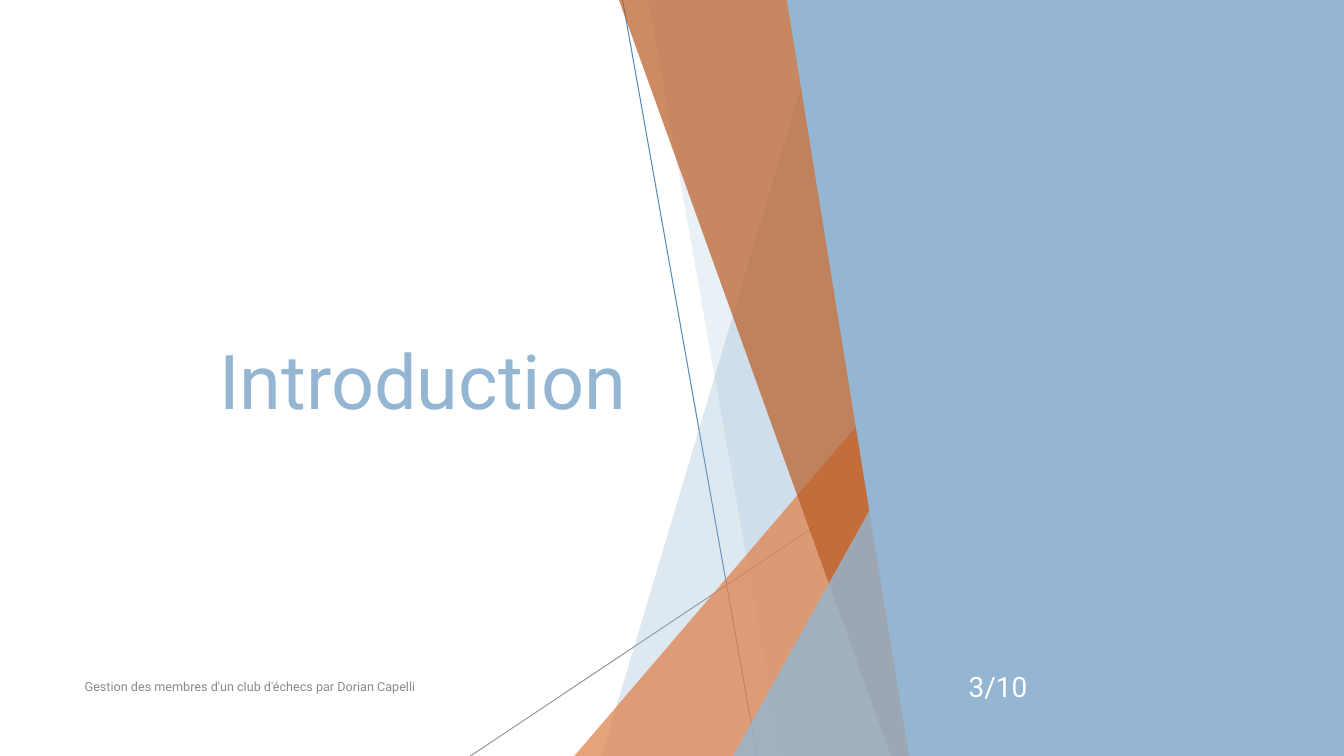
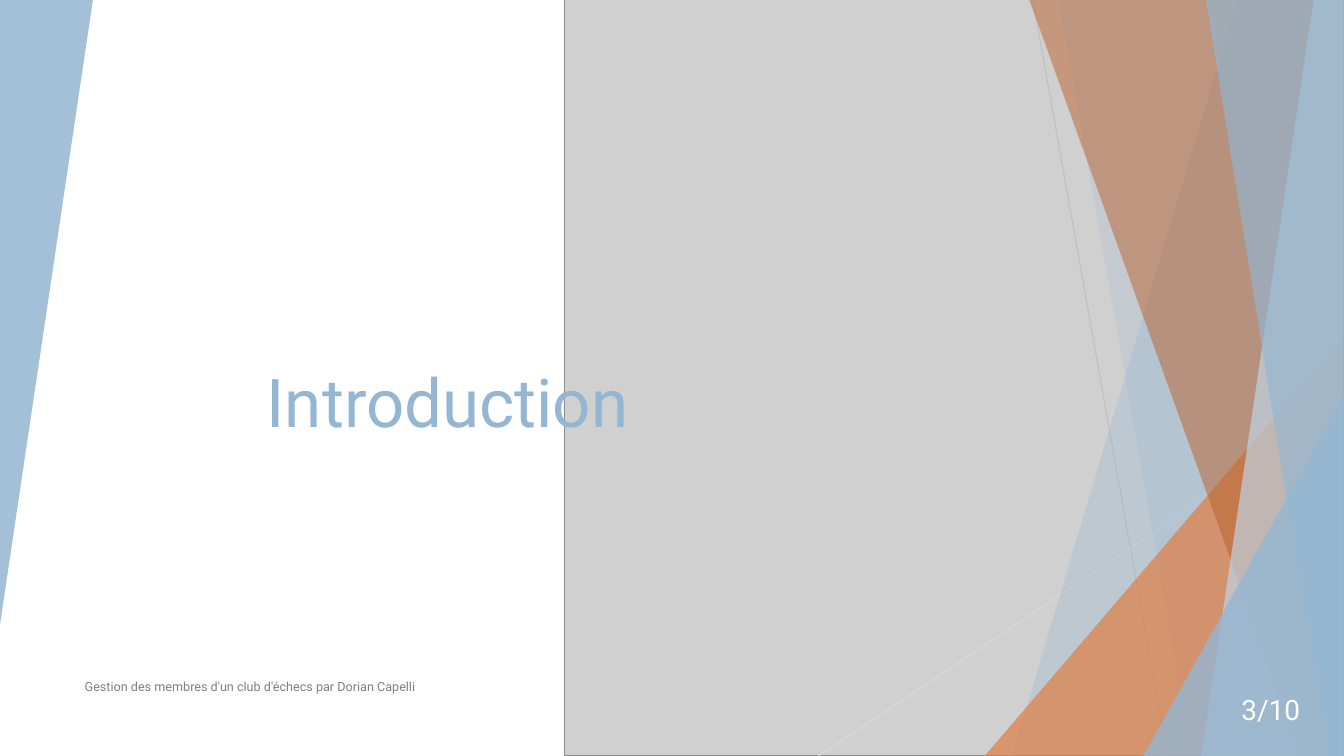
Before and after one commit to doriancapelli/Projet_Approfondissement, a slide deck: slide 3 of 4-Presentation/P-dorcapelli-gestion-des membres-d'un-club-echec.pptx. Drawn at 1344x756 pixels with LibreOffice and Linux fonts; fonts in the diff are those of the drawing; grey boxes stand for pictures. Boxes give left, top, right and bottom in pixels: in the first picture for what was removed or moved away, otherwise in the second. Text is boxed around its words. In the diff, an @@ line names an element or a change of style, - is before the commit and + after.

```diff
--- a/4-Presentation/P-dorcapelli-gestion-des membres-d'un-club-echec.pptx
+++ b/4-Presentation/P-dorcapelli-gestion-des membres-d'un-club-echec.pptx
@@ rectangle removed at (0,0,1344,756) @@
@@ picture added at (565,0,1344,756) @@
@@ group removed at (471,0,996,756): 2 lines, 2 freeform shapes @@
@@ freeform shape: place and size @@
-freeform shape at (786,0,1344,756)
+freeform shape at (1012,0,1344,756)
@@ freeform shape at (1012,0,1344,756): fill #94B6D2 to #94B6D2 at 30% opacity @@
@@ freeform shape added at (1029,0,1344,756), fill #B95B22 at 47% opacity @@
@@ line removed from (1033, 0) to (1168, 756) @@
@@ line added from (1033, 0) to (1168, 756), #BFBFBF 0.75 pt @@
@@ freeform shape added at (1202,0,1344,756), fill #BFD3E4 at 70% opacity @@
@@ freeform shape added at (1206,0,1344,756), fill #94B6D2 at 65% opacity @@
@@ title "Introduction": place and size @@
-title "Introduction" at (219,352,626,410)
+title "Introduction" at (267,365,628,443)
@@ title "Introduction" at (267,365,628,443): size 54 to 48 pt; vertical alignment middle to bottom @@
@@ line removed from (1344, 406) to (819, 756) @@
@@ line added from (1344, 406) to (819, 756), #D9D9D9 0.75 pt @@
@@ 2 triangles, 1 freeform shape: place and size @@
-2 triangles, 1 freeform shape at (575,0,934,756)
+2 triangles, 1 freeform shape at (985,0,1344,756)
@@ text "Gestion des membres d'un club ..." at (85,681,415,694): text colour #8C8C8C to #808080 @@
@@ page number: place and size @@
-page number at (969,677,1028,699)
+page number at (1241,700,1300,722)
```
Also in this commit, not shown: 2 other slides changed, 5 other files.
